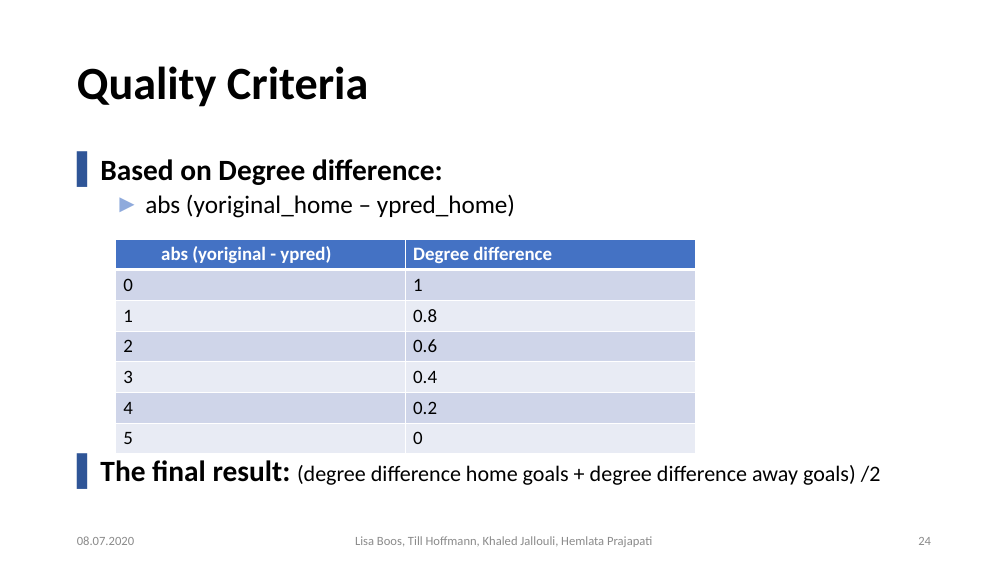
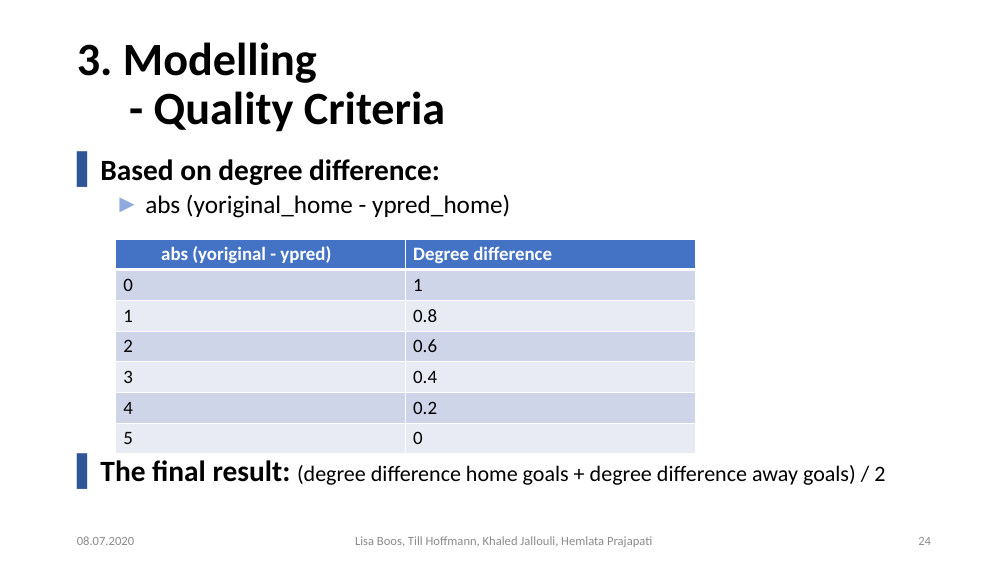
Before and after one commit to Khaledjallouli/project, a slide deck: slide 24 of Daily/sprint9/Final_Presentation_Phase_I.pptx. Drawn at 1008x567 pixels with LibreOffice and Linux fonts; fonts in the diff are those of the drawing; background and template pictures are left out. Boxes give left, top, right and bottom in pixels: in the first picture for what was removed or moved away, otherwise in the second. Text is boxed around its words. In the diff, an @@ line names an element or a change of style, - is before the commit and + after.

```diff
--- a/Daily/sprint9/Final_Presentation_Phase_I.pptx
+++ b/Daily/sprint9/Final_Presentation_Phase_I.pptx
@@ title at (77,42,445,132): text changed @@
-Quality Criteria
+3. Modelling
+- Quality Criteria
@@ text at (100,159,885,485): text changed @@
-▌ Based on Degree difference:
-  ► abs (yoriginal_home – ypred_home)
-▌ The final result: (degree difference home goals + degree difference away goals) /2
+▌ Based on degree difference:
+  ► abs (yoriginal_home - ypred_home)
+▌ The final result: (degree difference home goals + degree difference away goals) / 2
```
Also in this commit, not shown: 18 other slides changed, 2 slides added.
